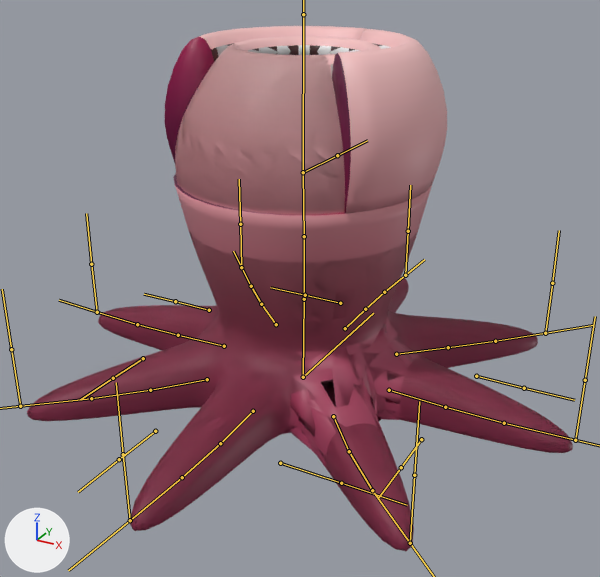
What one commit did to the FBX model Assets/Enemies/enemy_mouth.fbx.
Camera for both pictures: a camera (50 mm lens) standing at (4.1, -7.53, 4.9) and looking at (0.09, -0.25, 1.26). The axes (+X, +Y, +Z) are drawn at lower left. The lights are the same throughout. The bones that bend it are drawn over the model as lines.

In view in the first picture: 'MouthBody', 'MouthBody_Dead.020', 'MouthBody_Dead.025', 'MouthBody_Dead.026', 'MouthBody_Dead.027'.
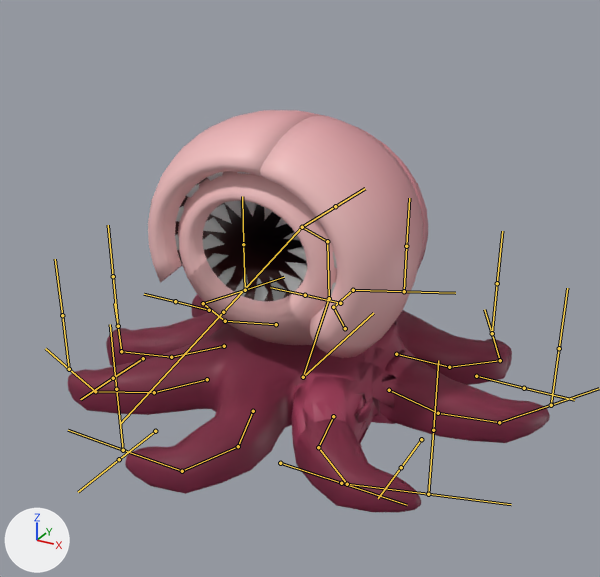
The newer file adds an action. The first version stands in its rest pose; the second is drawn at frame 7 of the action 'Mouth|Attack'.

What differs and where, as boxes (x1, y1, x2, y2) in the pictures (600 x 577 px):
'MouthBody', posed
    before: (27, 36, 573, 551)
    after: (68, 171, 550, 512)
'MouthBody_Dead.027', posed
    before: (331, 28, 447, 214)
    after: (260, 116, 423, 358)
'MouthBody_Dead.026', posed (12% narrower, 27% taller)
    before: (165, 26, 366, 162)
    after: (148, 110, 324, 283)
'MouthBody_Dead.025', posed
    before: (173, 173, 432, 262)
    after: (361, 129, 428, 267)
'MouthBody_Dead.020', posed
    before: (290, 323, 413, 469)
    after: (292, 319, 423, 447)
bone 'Spine_0', root to tip
    before: (303, 377) to (304, 299)
    after: (303, 377) to (329, 298)
bone 'Spine_1', root to tip
    before: (304, 299) to (304, 236)
    after: (329, 298) to (327, 241)
bone 'Spine_2', root to tip
    before: (304, 236) to (303, 172)
    after: (327, 241) to (302, 227)
bone 'Head', root to tip
    before: (303, 172) to (303, 14)
    after: (302, 227) to (223, 312)
bone 'Leg_1-0', root to tip
    before: (345, 328) to (365, 309)
    after: (345, 328) to (333, 307)
bone 'Leg_1-1', root to tip
    before: (365, 309) to (384, 292)
    after: (333, 307) to (353, 290)
bone 'Leg_1-2', root to tip
    before: (384, 292) to (405, 275)
    after: (353, 290) to (404, 291)
bone 'Leg_1-0.001.R', root to tip
    before: (276, 324) to (261, 304)
    after: (276, 324) to (225, 321)
bone 'Leg_1-1.001.R', root to tip
    before: (261, 304) to (251, 286)
    after: (225, 321) to (203, 303)
bone 'Leg_1-2.001.R', root to tip
    before: (251, 286) to (241, 267)
    after: (203, 303) to (245, 290)
bone 'Leg_1-0.002.R', root to tip
    before: (224, 346) to (178, 335)
    after: (224, 346) to (171, 357)
bone 'Leg_1-1.002.R', root to tip
    before: (178, 335) to (137, 324)
    after: (171, 357) to (121, 351)
bone 'Leg_1-2.002.R', root to tip
    before: (137, 324) to (97, 312)
    after: (121, 351) to (118, 326)
bone 'Leg_1-0.003.R', root to tip
    before: (207, 379) to (150, 390)
    after: (207, 379) to (154, 392)
bone 'Leg_1-1.003.R', root to tip
    before: (150, 390) to (91, 398)
    after: (154, 392) to (95, 391)
bone 'Leg_1-2.003.R', root to tip
    before: (91, 398) to (20, 406)
    after: (95, 391) to (69, 369)
bone 'Leg_1-0.004', root to tip
    before: (253, 411) to (220, 443)
    after: (253, 411) to (238, 446)
bone 'Leg_1-1.004', root to tip
    before: (220, 443) to (182, 477)
    after: (238, 446) to (182, 471)
bone 'Leg_1-2.004', root to tip
    before: (182, 477) to (130, 520)
    after: (182, 471) to (123, 450)
bone 'Leg_5_IK', root to tip
    before: (130, 520) to (123, 454)
    after: (123, 450) to (116, 389)
bone 'Leg_1-0.001.L', root to tip
    before: (396, 354) to (448, 347)
    after: (396, 354) to (449, 367)
bone 'Leg_1-1.001.L', root to tip
    before: (448, 347) to (495, 341)
    after: (449, 367) to (500, 360)
bone 'Leg_1-2.001.L', root to tip
    before: (495, 341) to (545, 333)
    after: (500, 360) to (492, 333)
bone 'Leg_1-0.002.L', root to tip
    before: (389, 390) to (445, 407)
    after: (389, 390) to (438, 413)
bone 'Leg_1-1.002.L', root to tip
    before: (445, 407) to (504, 423)
    after: (438, 413) to (499, 422)
bone 'Leg_1-2.002.L', root to tip
    before: (504, 423) to (575, 440)
    after: (499, 422) to (551, 405)
bone 'Leg_1-0.003.L', root to tip
    before: (333, 416) to (349, 451)
    after: (333, 416) to (318, 447)
bone 'Leg_1-1.003.L', root to tip
    before: (349, 451) to (372, 490)
    after: (318, 447) to (347, 484)
bone 'Leg_1-2.003.L', root to tip
    before: (372, 490) to (410, 543)
    after: (347, 484) to (428, 494)

The change in detail:
Bone 'Spine_0' (bone_spine_0) turns from (0, 0, 0) to (-39, 0, 0) degrees about its own x, y and z.
Bone 'Spine_1' (bone_spine_1) turns from (0, 0, 0) to (43, 0, 0) degrees about its own x, y and z.
Bone 'Spine_2' (bone_spine_2) turns from (0, 0, 0) to (53, 0, 0) degrees about its own x, y and z.
Bone 'Head' (bone_head) turns from (0, 0, 0) to (46, 0, 0) degrees about its own x, y and z.
Bone 'Leg_1-0' (bone_leg_1_0) turns from (0, 0, 0) to (0, 0, 37) degrees about its own x, y and z.
Bone 'Leg_1-1' (bone_leg_1_1) turns from (0, 0, 0) to (0, 0, -36) degrees about its own x, y and z.
Bone 'Leg_1-2' (bone_leg_1_2) turns from (0, 0, 0) to (0, 0, -65) degrees about its own x, y and z.
Bone 'Leg_1-0.001.R' (bone_leg_1_0_001_r) turns from (0, 0, 0) to (0, 0, 63) degrees about its own x, y and z.
Bone 'Leg_1-1.001.R' (bone_leg_1_1_001_r) turns from (0, 0, 0) to (0, 0, -46) degrees about its own x, y and z.
Bone 'Leg_1-2.001.R' (bone_leg_1_2_001_r) turns from (0, 0, 0) to (0, 0, -80) degrees about its own x, y and z.
Bone 'Leg_1-0.002.R' (bone_leg_1_0_002_r) turns from (0, 0, 0) to (0, 0, 51) degrees about its own x, y and z.
Bone 'Leg_1-1.002.R' (bone_leg_1_1_002_r) turns from (0, 0, 0) to (0, 0, -35) degrees about its own x, y and z.
Bone 'Leg_1-2.002.R' (bone_leg_1_2_002_r) turns from (0, 0, 0) to (0, 0, -59) degrees about its own x, y and z.
Bone 'Leg_1-0.003.R' (bone_leg_1_0_003_r) turns from (0, 0, 0) to (3, -1, 12) degrees about its own x, y and z.
Bone 'Leg_1-1.003.R' (bone_leg_1_1_003_r) turns from (0, 0, 0) to (-2, -1, -28) degrees about its own x, y and z.
Bone 'Leg_1-2.003.R' (bone_leg_1_2_003_r) turns from (0, 0, 0) to (-4, -2, -48) degrees about its own x, y and z.
Bone 'Leg_1-0.004' (bone_leg_1_0_004) turns from (0, 0, 0) to (16, 0, 0) degrees about its own x, y and z.
Bone 'Leg_1-1.004' (bone_leg_1_1_004) turns from (0, 0, 0) to (-38, 0, 0) degrees about its own x, y and z.
Bone 'Leg_1-2.004' (bone_leg_1_2_004) turns from (0, 0, 0) to (-65, 0, 0) degrees about its own x, y and z.
Bone 'Leg_5_IK' (bone_leg_5_ik) moves from (0.0, 0.0, 0.0) to (0.8, 0.0, -0.75).
Bone 'Leg_1-0.001.L' (bone_leg_1_0_001_l) turns from (0, 0, 0) to (0, 0, -43) degrees about its own x, y and z.
Bone 'Leg_1-1.001.L' (bone_leg_1_1_001_l) turns from (0, 0, 0) to (0, 0, 41) degrees about its own x, y and z.
Bone 'Leg_1-2.001.L' (bone_leg_1_2_001_l) turns from (0, 0, 0) to (0, 0, 70) degrees about its own x, y and z.
Bone 'Leg_1-0.002.L' (bone_leg_1_0_002_l) turns from (0, 0, 0) to (0, 0, -13) degrees about its own x, y and z.
Bone 'Leg_1-1.002.L' (bone_leg_1_1_002_l) turns from (0, 0, 0) to (0, 0, 26) degrees about its own x, y and z.
Bone 'Leg_1-2.002.L' (bone_leg_1_2_002_l) turns from (0, 0, 0) to (0, 0, 42) degrees about its own x, y and z.
Bone 'Leg_1-0.003.L' (bone_leg_1_0_003_l) turns from (0, 0, 0) to (3, 1, -27) degrees about its own x, y and z.
Bone 'Leg_1-1.003.L' (bone_leg_1_1_003_l) turns from (0, 0, 0) to (-3, 1, 33) degrees about its own x, y and z.
Bone 'Leg_1-2.003.L' (bone_leg_1_2_003_l) turns from (0, 0, 0) to (-4, 2, 57) degrees about its own x, y and z.
